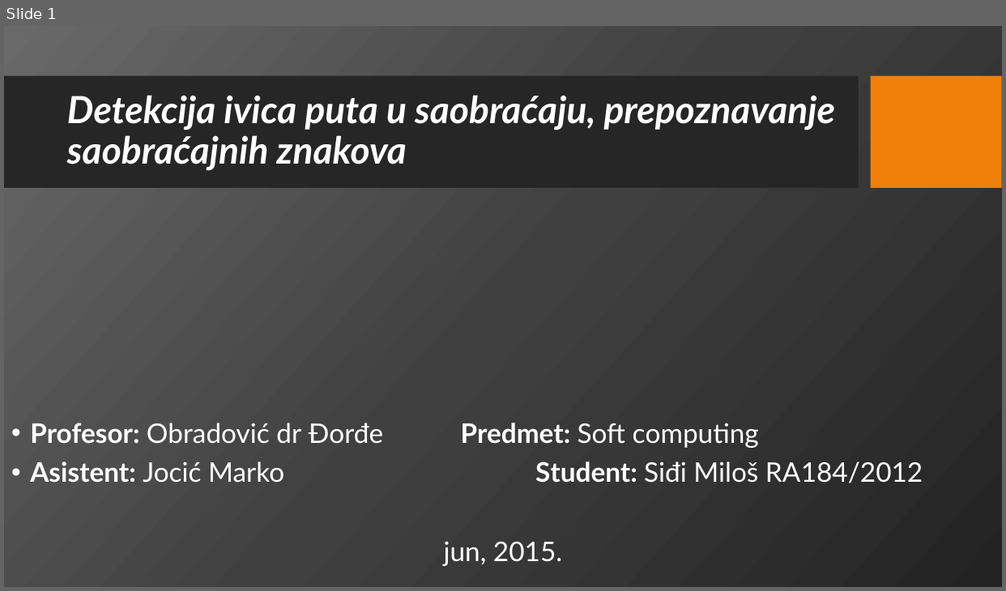
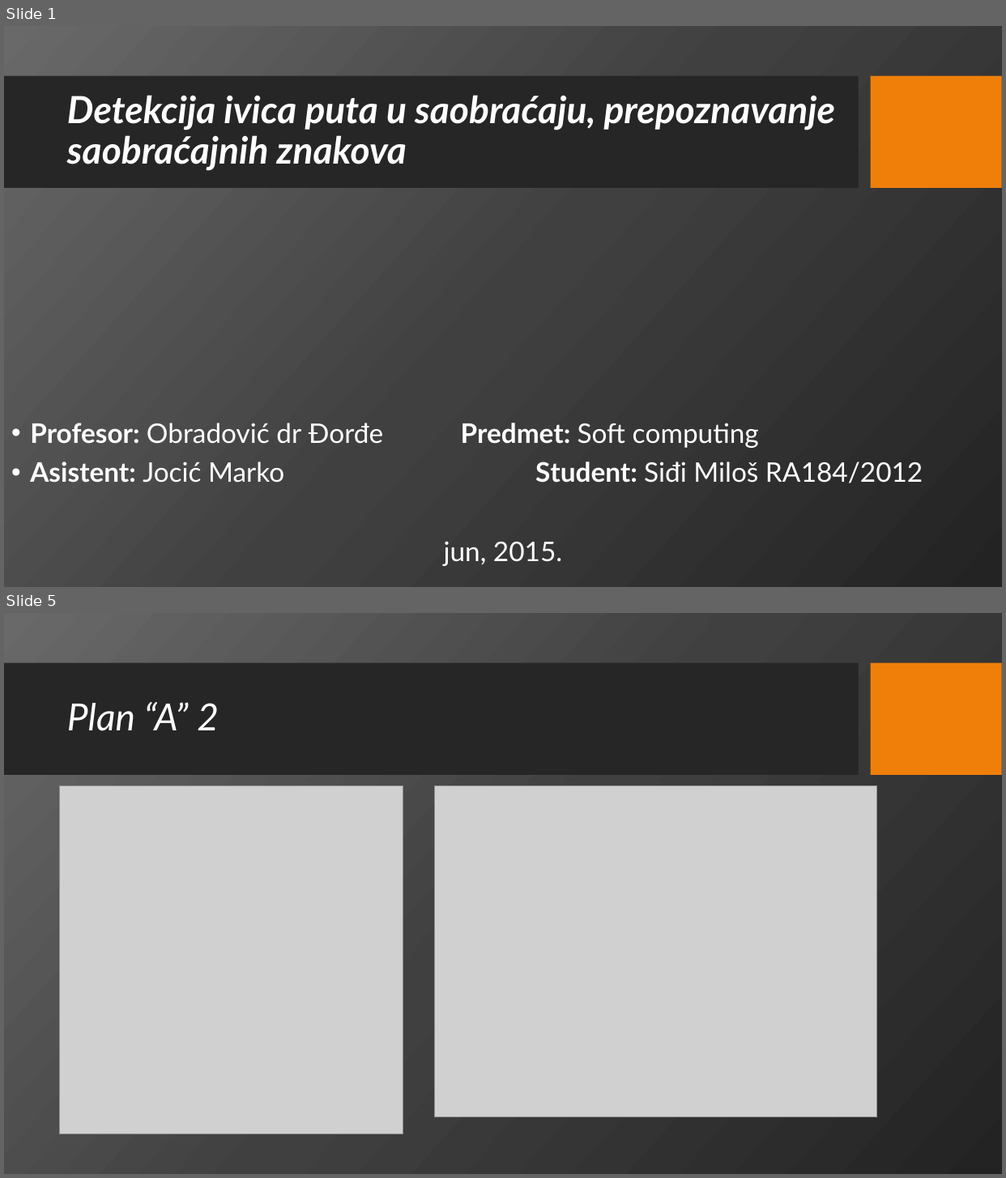
Before and after one commit to msidji/MilosSidji_SoftComputing, a slide deck: Python/Sidji-Prezentacija2.pptx. Shown one above the other, each under a label of ours: slide 1 before the commit, slides 1 and 5 after it; the slides between them are not shown. The pictures are 1006x591 and 1006x1178 pixels, drawn with LibreOffice and Linux fonts; fonts in the diff are those of the drawing; grey boxes stand for pictures; background and template pictures are left out. Boxes give left, top, right and bottom in pixels: in the first picture for what was removed or moved away, otherwise in the second. Text is boxed around its words. In the diff, an @@ line names an element or a change of style, - is before the commit and + after.

```diff
--- a/Python/Sidji-Prezentacija2.pptx
+++ b/Python/Sidji-Prezentacija2.pptx
@@ slide 5 added at bbox=[4, 613, 1002, 1174], background picture (left out); not listed: 2 template elements that a slide beside it also shows @@
@@ title added at bbox=[67, 702, 219, 731], 36 pt, text #FFFFFF, italic @@
+Plan “A” 2
@@ picture added at bbox=[59, 786, 403, 1135] @@
@@ picture added at bbox=[434, 786, 878, 1118] @@
```
Also in this commit, not shown: 16 other slides added, 8 slides removed, 8 other files.
